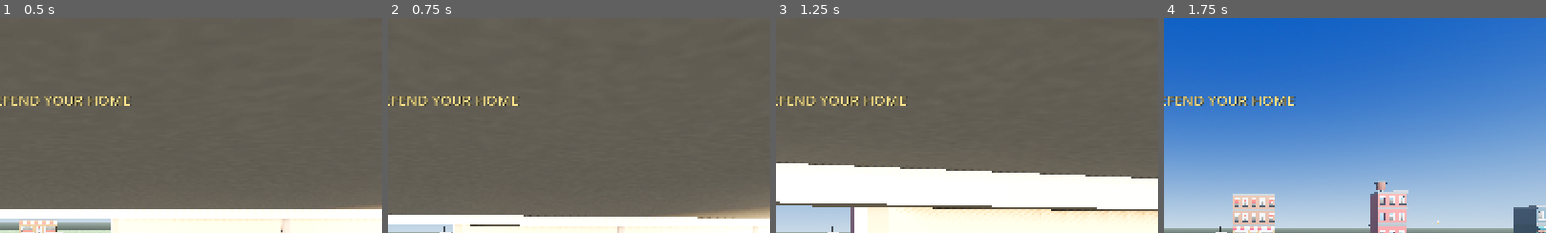
Above: before the commit, frames 1-4 (left to right).
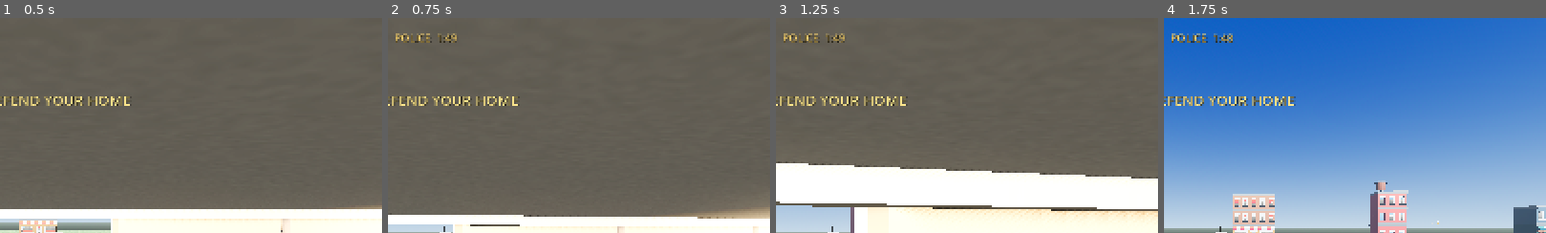
Above: after the commit, the same moments.

Repository: richardbrandel/home-invasion-godot
Game: Godot game, scene res://scenes/main.tscn
Two runs of this game, one before a commit and one after it. Both use one fixed random seed, a clock stepped at 60 frames per second and the inputs below.
Inputs (mouse positions are % of the whole screen's width and height, from its top left):
- Up to frame 1 (0.5 s): no input
- Up to frame 2 (0.75 s): tap Enter at 0.5, 0.6 s; move the mouse to (55, 50) at 0.52 s; hold W from 0.53 s (still down); click (55, 50) at 0.67 s
- Up to frame 3 (1.25 s): keep holding W
- Up to frame 4 (1.75 s): keep holding W; move the mouse to (45, 50) at 1.27 s; tap Enter at 1.35 s
The pictures show only the part of the screen within x 42-92%, y 0-50%; the shares and areas given below are measured in that part.

Frame 1 is identical in both runs. In frame 2, 0.4% of the frame differs, in the area x 2-18%, y 7-12%; in frame 3, 0.4%; in frame 4, 0.4%.

Commit message:
Start a clock when somebody shoots
A home invasion is ended by somebody calling the police, and the thing that makes somebody
call is a GUNSHOT. So the clock does not start on its own: it starts on the first shot the
homeowner fires, and a quiet round never starts one at all.

When it runs out he hears sirens and leaves, whether or not he has finished. That is a real
tactical consequence for firing, and deliberately NOT a way to win: the police take him away
rather than stopping him, so what he is holding goes with him. You can cut a robbery short
by making noise, and you pay for it with whatever he already has.

A synthesised siren, played through an AudioStreamPlayer3D out on the street so it arrives
from where the police actually are rather than on top of you, and a HUD countdown once the
clock is running — because a clock the player cannot see is not a decision, it is a surprise.

Six new tests: no clock runs before anybody shoots, a quiet round never starts one, one
gunshot starts it, the sirens arrive on schedule, the round is told, and the sirens are what
finally drives him off. The test holds his fear at zero throughout so ONLY the clock can
possibly end it.

VERIFIED IN THE GAME, all three at once in a single frame: `POLICE 1:36` — 14 s elapsed of
110, exactly what --shot-after=12 plus the 140-frame capture settle predicts — alongside
`5 / 12 (0)`, out of reserve ammunition, and the intruder running at fear 8.0.

74 sim tests, 38 actor tests, heist 7/7, wallshot clean, hit zones clean.

Diff:
--- a/scripts/game.gd
+++ b/scripts/game.gd
@@ -132,6 +132,9 @@
 var _mark_mat: StandardMaterial3D
 var _flash: MeshInstance3D
 var _flash_t := 0.0
+## The police, who arrive from the street because a gunshot is what makes somebody call.
+var _siren: AudioStreamPlayer3D
+var _siren_t := 0.0
 ## Set when he breaks off and runs, so the loss text can say how much he got away with
 ## rather than claiming he took everything.
 var _ran_off := false
@@ -617,6 +620,9 @@
 	loot = Sim.create_loot()
 	events = []
 	state = "play"
+	if _siren != null:
+		_siren.stop()
+		_siren_t = 0.0
 	_ran_off = false
 	_escaped_with = 0
 	msg = "DEFEND YOUR HOME"
@@ -810,6 +816,10 @@
 		_flash_t -= delta
 		if _flash_t <= 0.0:
 			_flash.visible = false
+	if _siren != null and _siren_t > 0.0:
+		_siren_t -= delta
+		if _siren_t <= 0.0:
+			_siren.stop()
 	_draw_minimap()
 
 	if msg_t > 0.0:
@@ -918,6 +928,12 @@
 				_ran_off = false
 				state = "lose"
 				_show_overlay(false)
+			"sirens":
+				# Not a win and not a loss: they take him away rather than stopping him,
+				# so what he is holding goes with him.
+				msg = "SIRENS \u2014 he is running for the van"
+				msg_t = 4.0
+				_start_siren()
 			"escaped":
 				# He broke off and ran. A partial loss is a different outcome from losing
 				# everything, and the text has to say which one happened.
@@ -1308,7 +1324,7 @@
 # ------------------------------------------------------------------------ audio
 func _build_audio() -> void:
 	for name in ["gunshot_pistol", "gunshot_shotgun", "footstep", "impact",
-			"door", "van_idle"]:
+			"door", "van_idle", "siren"]:
 		var p := "res://assets/audio/%s.wav" % name
 		if ResourceLoader.exists(p):
 			_sfx[name] = load(p)
@@ -1436,6 +1452,28 @@
 	_flash.material_override = m
 	_flash.visible = false
 	add_child(_flash)
+
+
+## The police, heard from the street rather than on top of you.
+func _start_siren() -> void:
+	var st = _sfx.get("siren")
+	if st == null or _siren != null:
+		return
+	_siren = AudioStreamPlayer3D.new()
+	_siren.stream = st
+	_siren.global_position = Vector3(0.0, 1.5, 20.0)
+	_siren.max_distance = 90.0
+	_siren.unit_size = 30.0
+	_siren.volume_db = -4.0
+	if st is AudioStreamWAV:
+		var w := st as AudioStreamWAV
+		w.loop_mode = AudioStreamWAV.LOOP_FORWARD
+		# loop_mode alone leaves an EMPTY loop region and the stream plays nothing
+		w.loop_begin = 0
+		w.loop_end = int(w.get_length() * float(w.mix_rate))
+	add_child(_siren)
+	_siren.play()
+	_siren_t = 10.0
 
 
 func _add_impact(pos: Vector3, normal: Vector3, big: bool, on_flesh: bool) -> void:
@@ -1567,6 +1605,9 @@
 		tstate = "zone=%s x%.2f " % [_last_zone, _last_mult] + tstate
 	_lbl_stance.text = "%s    intruder: %s" % [stance, tstate]
 	_lbl_loot.text = "LOOT STOLEN  %d / 3" % (3 - Sim.remaining(loot))
+	if float(thief["alarm"]) >= 0.0:
+		var left := maxf(0.0, Sim.POLICE_TIME - float(thief["alarm"]))
+		_lbl_loot.text += "     POLICE  %d:%02d" % [int(left) / 60, int(left) % 60]
 
 
 func _draw_minimap() -> void:
--- a/scripts/sim.gd
+++ b/scripts/sim.gd
@@ -162,6 +162,15 @@
 const SEARCH_NODES := ["living", "kitchen", "bedroom", "study"]
 const SEARCH_TIME := 1.5      # seconds spent looking around a room
 const SEARCH_RANGE := 1.2     # how close he has to be to search it
+## The clock, and it does NOT start on its own. A home invasion is ended by somebody calling
+## the police, and the thing that makes somebody call is a GUNSHOT — so the alarm starts on
+## the first shot and not before. A quiet homeowner who never fires never starts the clock.
+##
+## When it runs out he hears sirens and leaves, whether or not he has finished. That is a
+## real tactical consequence for firing: you can cut the robbery short, but you cannot use
+## the threat of police to win, because they take him away rather than stopping him. He
+## simply gets away with less.
+const POLICE_TIME := 110.0
 
 
 ## Tell him he is being shot at. Called by the game when the homeowner fires; `loudness`
@@ -172,6 +181,8 @@
 		return
 	thief["last_seen"] = from
 	thief["fear"] = minf(float(thief.get("fear", 0.0)) + FEAR_PER_SHOT * loudness, 8.0)
+	if float(thief.get("alarm", -1.0)) < 0.0:
+		thief["alarm"] = 0.0
 const THIEF_FIRE_HUNTING := 1.35
 const THIEF_MAG := 8
 const THIEF_RELOAD := 1.5
@@ -512,7 +523,7 @@
 		"carry": "", "target": "", "route": [], "mode": "hunt",
 		"stuck_t": 0.0, "aim": 0.0, "stagger": 0.0, "hits": 0,
 		"fear": 0.0, "escaped": false, "last_seen": Vector2.ZERO, "speed": 0.0,
-		"searched": [],
+		"searched": [], "alarm": -1.0, "sirens": false,
 	}
 
 static func create_loot() -> Array[Dictionary]:
@@ -548,6 +559,16 @@
 	# fear settles when nothing is happening. It does not un-decide a decision already
 	# taken, which is why `mode == "flee"` below is sticky.
 	thief["fear"] = maxf(0.0, float(thief["fear"]) - FEAR_DECAY * dt)
+
+	# the clock runs only once somebody has been called
+	if float(thief["alarm"]) >= 0.0:
+		thief["alarm"] = float(thief["alarm"]) + dt
+		if float(thief["alarm"]) >= POLICE_TIME:
+			if not bool(thief["sirens"]):
+				thief["sirens"] = true
+				events.append({"type": "sirens"})
+			# he drops everything and runs, exactly as if he had been shot at
+			thief["fear"] = maxf(float(thief["fear"]), FEAR_FLEE)
 
 	# ---- decide
 	#
--- a/test/test_sim.gd
+++ b/test/test_sim.gd
@@ -478,6 +478,44 @@
 		(thief["searched"] as Array).count("kitchen") == 1,
 		"kitchen appears %d times" % (thief["searched"] as Array).count("kitchen"))
 
+	# ---- the clock, which a gunshot starts and nothing else does
+	_banner("the police clock")
+	player = Sim.create_player()
+	thief = Sim.create_thief()
+	loot = Sim.create_loot()
+	thief["think"] = 0.0
+	check("no clock runs before anybody shoots",
+		float(thief["alarm"]) < 0.0, "alarm=%.1f" % thief["alarm"])
+	events = []
+	for n in 180:
+		Sim.step_thief(thief, player, loot, events, dt)
+	check("and a quiet round never starts one", float(thief["alarm"]) < 0.0,
+		"alarm=%.1f after 3 s of a silent burglary" % thief["alarm"])
+
+	# a single shot is enough to make somebody call
+	Sim.alert_thief(thief, Vector2(0.0, -11.0), 0.2)
+	check("one gunshot starts the clock", float(thief["alarm"]) >= 0.0,
+		"alarm=%.2f" % thief["alarm"])
+
+	# hold fear down, so ONLY the clock can end it, and run past the expected arrival
+	events = []
+	var n2 := 0
+	var limit := int((Sim.POLICE_TIME + 5.0) / dt)
+	while n2 < limit and not bool(thief["sirens"]):
+		thief["fear"] = 0.0
+		Sim.step_thief(thief, player, loot, events, dt)
+		n2 += 1
+	check("the sirens arrive on schedule", bool(thief["sirens"]),
+		"at %.1f s, expected %.0f s" % [n2 * dt, Sim.POLICE_TIME])
+	var heard := false
+	for ev3 in events:
+		if ev3["type"] == "sirens":
+			heard = true
+	check("and the round is told, so it can react", heard, "sirens event raised")
+	check("and the sirens are what finally drives him off",
+		float(thief["fear"]) >= Sim.FEAR_FLEE,
+		"fear=%.1f, threshold=%.1f" % [thief["fear"], Sim.FEAR_FLEE])
+
 	# ---- thief stays in bounds
 	player = Sim.create_player()
 	thief = Sim.create_thief()
Not shown, added: assets/audio/siren.wav.import
Not shown, added: test/probe_hitzones.gd.uid
Not shown, added: assets/audio/siren.wav
Not shown, changed: tools/gen-sfx.py
